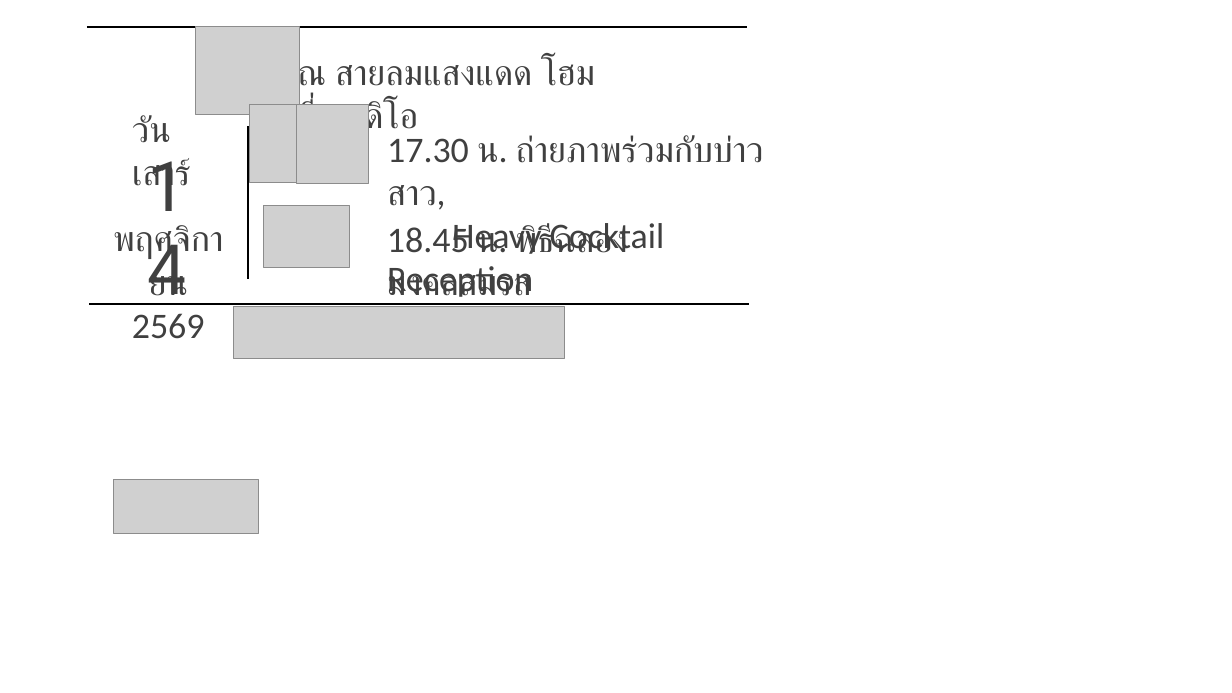
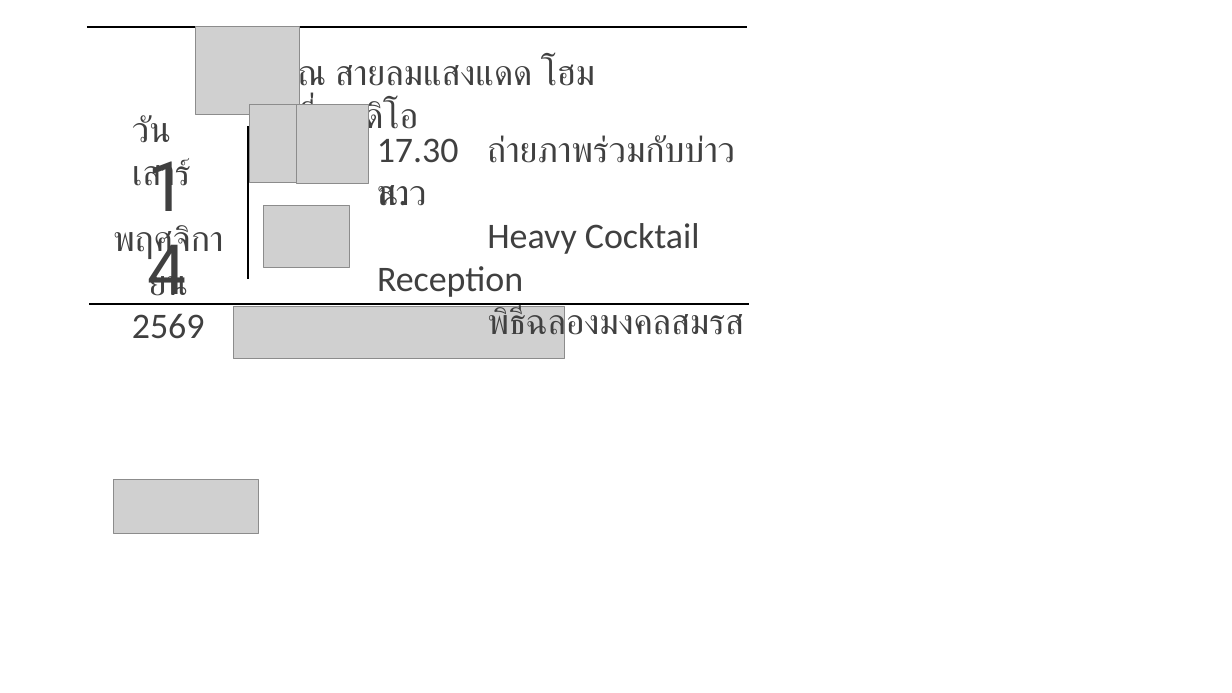
Before and after one commit to MaiRajborirug/fahmai_wedding, a slide deck: slide 2 of drawing.pptx. Drawn at 1232x693 pixels with LibreOffice and Linux fonts; fonts in the diff are those of the drawing; grey boxes stand for pictures. Boxes give left, top, right and bottom in pixels: in the first picture for what was removed or moved away, otherwise in the second. Text is boxed around its words. In the diff, an @@ line names an element or a change of style, - is before the commit and + after.

```diff
--- a/drawing.pptx
+++ b/drawing.pptx
@@ text at [377,135,744,344]: text changed @@
-17.30 น. ถ่ายภาพร่วมกับบ่าวสาว,
-Heavy Cocktail Reception
+ถ่ายภาพร่วมกับบ่าวสาว
+Heavy Cocktail Reception
+พิธีฉลองมงคลสมรส
@@ text added at [377,138,459,206], 28 pt, text #404040 @@
+17.30 น.
@@ text removed at [387,224,628,254] @@
-18.45 น. พิธีฉลองมงคลสมรส
```
Also in this commit, not shown: 1 slide added, 1 other file.
